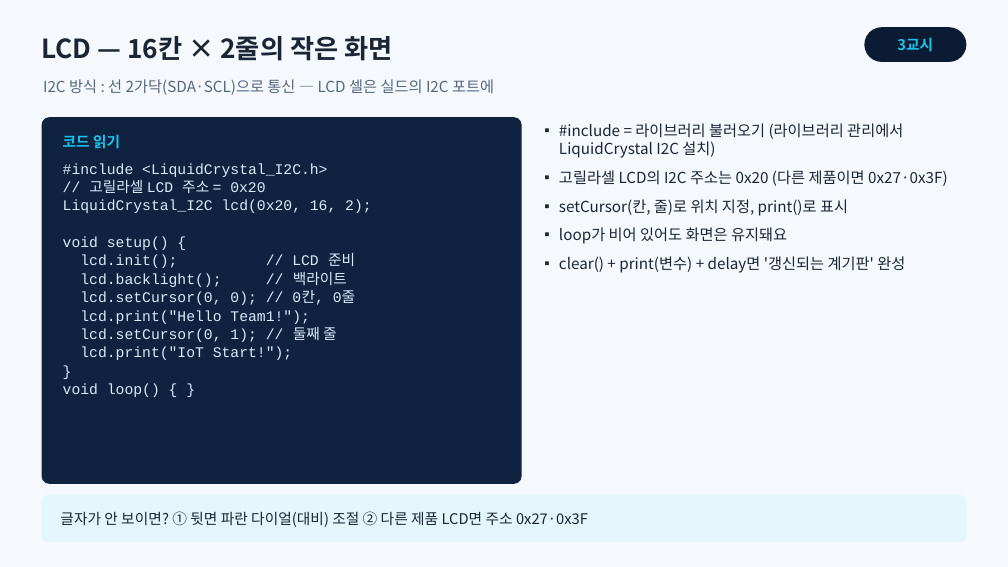
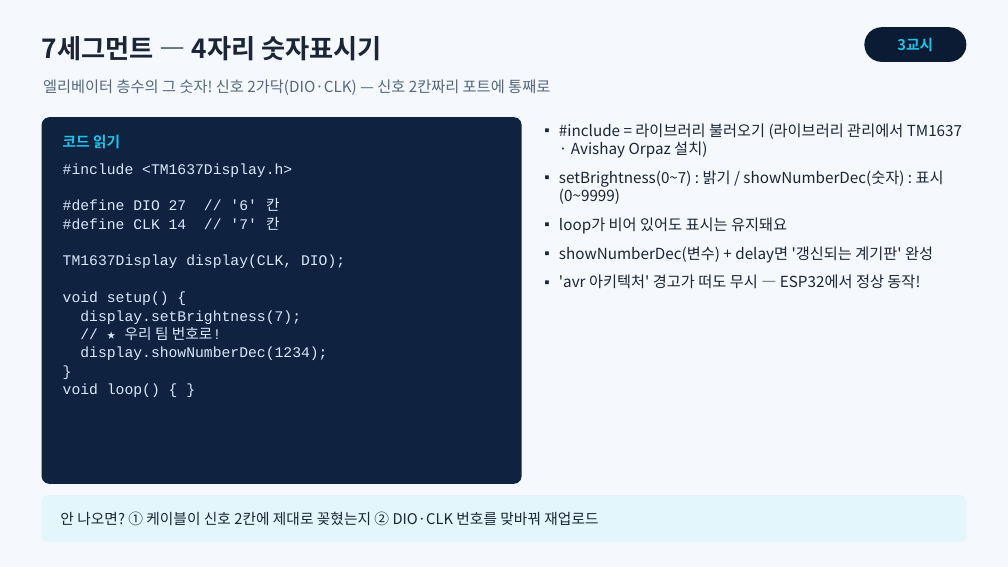
Before and after one commit to ralralra/eps32, a slide deck: slide 10 of esp32-class-projects/02_sessions/slides/1회차_ESP32와_출력장치.pptx. Drawn at 1008x567 pixels with LibreOffice and Linux fonts; fonts in the diff are those of the drawing. Boxes give left, top, right and bottom in pixels: in the first picture for what was removed or moved away, otherwise in the second. Text is boxed around its words. In the diff, an @@ line names an element or a change of style, - is before the commit and + after.

```diff
--- a/esp32-class-projects/02_sessions/slides/1회차_ESP32와_출력장치.pptx
+++ b/esp32-class-projects/02_sessions/slides/1회차_ESP32와_출력장치.pptx
@@ text at (42, 36, 382, 61): text changed @@
-LCD — 16칸 × 2줄의 작은 화면
+7세그먼트 — 4자리 숫자표시기
@@ text at (43, 79, 550, 95): text changed @@
-I2C 방식 : 선 2가닥(SDA·SCL)으로 통신 — LCD 셀은 실드의 I2C 포트에
+엘리베이터 층수의 그 숫자! 신호 2가닥(DIO·CLK) — 신호 2칸짜리 포트에 통째로
@@ text at (559, 123, 962, 289): text changed @@
-▪ #include = 라이브러리 불러오기 (라이브러리 관리에서 LiquidCrystal I2C 설치)
-▪ 고릴라셀 LCD의 I2C 주소는 0x20 (다른 제품이면 0x27·0x3F)
-▪ setCursor(칸, 줄)로 위치 지정, print()로 표시
-▪ loop가 비어 있어도 화면은 유지돼요
-▪ clear() + print(변수) + delay면 '갱신되는 계기판' 완성
+▪ #include = 라이브러리 불러오기 (라이브러리 관리에서 TM1637 · Avishay Orpaz 설치)
+▪ setBrightness(0~7) : 밝기 / showNumberDec(숫자) : 표시 (0~9999)
+▪ loop가 비어 있어도 표시는 유지돼요
+▪ showNumberDec(변수) + delay면 '갱신되는 계기판' 완성
+▪ 'avr 아키텍처' 경고가 떠도 무시 — ESP32에서 정상 동작!
@@ text at (63, 163, 345, 268): text changed @@
-#include <LiquidCrystal_I2C.h>
-// 고릴라셀 LCD 주소 = 0x20
-LiquidCrystal_I2C lcd(0x20, 16, 2);
+#include <TM1637Display.h>
+#define DIO 27 // '6' 칸
+#define CLK 14 // '7' 칸
+TM1637Display display(CLK, DIO);
@@ text at (80, 310, 327, 360): text changed @@
-lcd.init(); // LCD 준비
-lcd.backlight(); // 백라이트
-lcd.setCursor(0, 0); // 0칸, 0줄
-lcd.print("Hello Team1!");
-lcd.setCursor(0, 1); // 둘째 줄
-lcd.print("IoT Start!");
+display.setBrightness(7);
+// ★ 우리 팀 번호로!
+display.showNumberDec(1234);
@@ text at (60, 511, 598, 526): text changed @@
-글자가 안 보이면? ① 뒷면 파란 다이얼(대비) 조절 ② 다른 제품 LCD면 주소 0x27·0x3F
+안 나오면? ① 케이블이 신호 2칸에 제대로 꽂혔는지 ② DIO·CLK 번호를 맞바꿔 재업로드
```
Also in this commit, not shown: 10 other slides changed, 33 other files.
